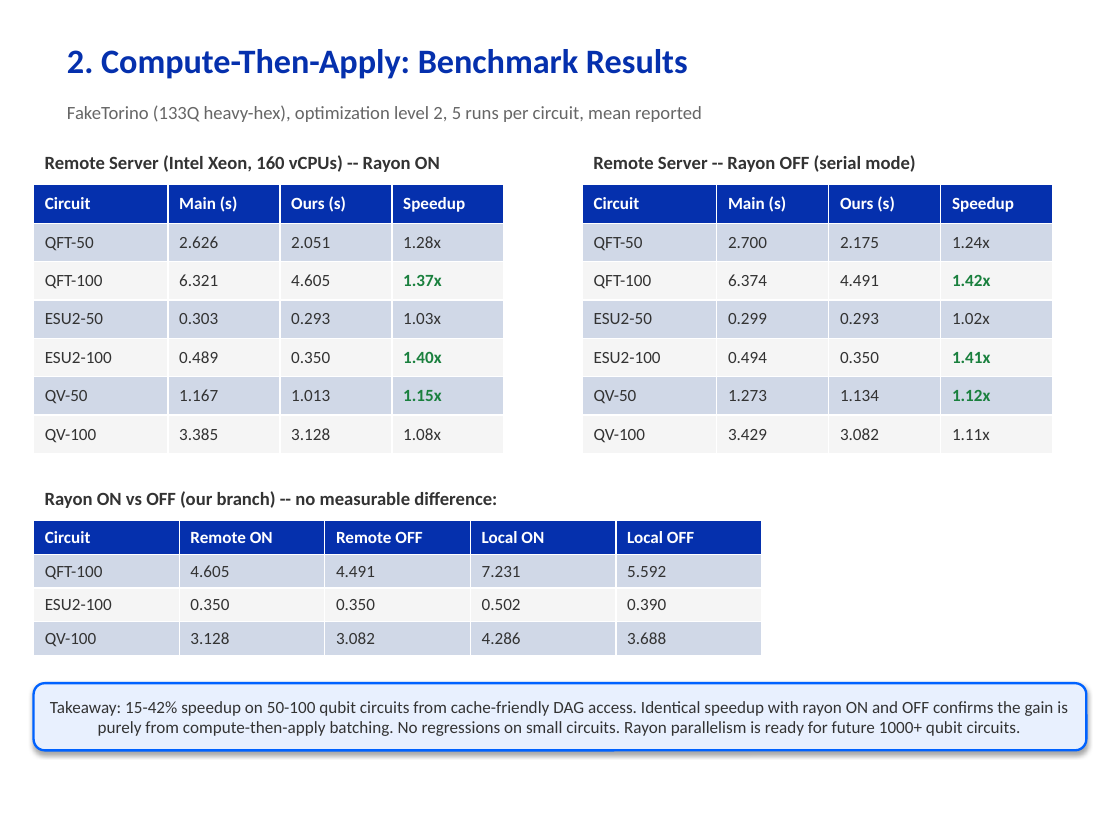
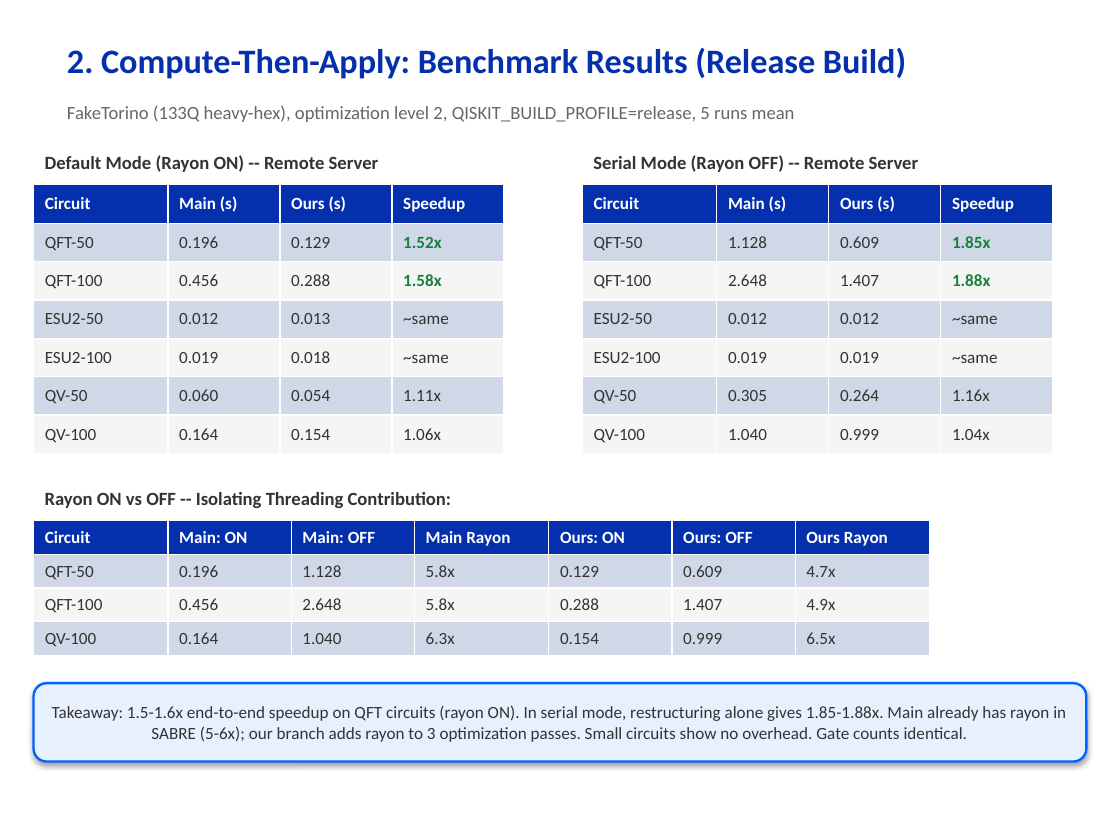
Before and after one commit to hfwen0502/qiskit, a slide deck: slide 4 of investigation/qiskit_transpiler_optimizations.pptx. Drawn at 1120x840 pixels with LibreOffice and Linux fonts; fonts in the diff are those of the drawing. Boxes give left, top, right and bottom in pixels: in the first picture for what was removed or moved away, otherwise in the second. Text is boxed around its words. In the diff, an @@ line names an element or a change of style, - is before the commit and + after.

```diff
--- a/investigation/qiskit_transpiler_optimizations.pptx
+++ b/investigation/qiskit_transpiler_optimizations.pptx
@@ text at (67,47,906,79): text changed @@
-2. Compute-Then-Apply: Benchmark Results
+2. Compute-Then-Apply: Benchmark Results (Release Build)
@@ text at (67,105,795,122): text changed @@
-FakeTorino (133Q heavy-hex), optimization level 2, 5 runs per circuit, mean reported
+FakeTorino (133Q heavy-hex), optimization level 2, QISKIT_BUILD_PROFILE=release, 5 runs mean
@@ text at (45,155,379,172): text changed @@
-Remote Server (Intel Xeon, 160 vCPUs) -- Rayon ON
+Default Mode (Rayon ON) -- Remote Server
@@ text at (593,155,919,172): text changed @@
-Remote Server -- Rayon OFF (serial mode)
+Serial Mode (Rayon OFF) -- Remote Server
@@ table at (34,185,504,454) @@
-row 2: QFT-50 | 2.626 | 2.051 | 1.28x
+row 2: QFT-50 | 0.196 | 0.129 | 1.52x
-row 3: QFT-100 | 6.321 | 4.605 | 1.37x
+row 3: QFT-100 | 0.456 | 0.288 | 1.58x
-row 4: ESU2-50 | 0.303 | 0.293 | 1.03x
+row 4: ESU2-50 | 0.012 | 0.013 | ~same
-row 5: ESU2-100 | 0.489 | 0.350 | 1.40x
+row 5: ESU2-100 | 0.019 | 0.018 | ~same
-row 6: QV-50 | 1.167 | 1.013 | 1.15x
+row 6: QV-50 | 0.060 | 0.054 | 1.11x
-row 7: QV-100 | 3.385 | 3.128 | 1.08x
+row 7: QV-100 | 0.164 | 0.154 | 1.06x
@@ table at (582,185,1053,454) @@
-row 2: QFT-50 | 2.700 | 2.175 | 1.24x
+row 2: QFT-50 | 1.128 | 0.609 | 1.85x
-row 3: QFT-100 | 6.374 | 4.491 | 1.42x
+row 3: QFT-100 | 2.648 | 1.407 | 1.88x
-row 4: ESU2-50 | 0.299 | 0.293 | 1.02x
+row 4: ESU2-50 | 0.012 | 0.012 | ~same
-row 5: ESU2-100 | 0.494 | 0.350 | 1.41x
+row 5: ESU2-100 | 0.019 | 0.019 | ~same
-row 6: QV-50 | 1.273 | 1.134 | 1.12x
+row 6: QV-50 | 0.305 | 0.264 | 1.16x
-row 7: QV-100 | 3.429 | 3.082 | 1.11x
+row 7: QV-100 | 1.040 | 0.999 | 1.04x
@@ text at (45,492,451,508): text changed @@
-Rayon ON vs OFF (our branch) -- no measurable difference:
+Rayon ON vs OFF -- Isolating Threading Contribution:
@@ table at (34,521,930,655) @@
-column 1: Circuit | QFT-100 | ESU2-100 | QV-100
-column 2: Remote ON | 4.605 | 0.350 | 3.128
-column 3: Remote OFF | 4.491 | 0.350 | 3.082
-column 4: Local ON | 7.231 | 0.502 | 4.286
-column 5: Local OFF | 5.592 | 0.390 | 3.688
+column 1: Circuit | QFT-50 | QFT-100 | QV-100
+column 2: Main: ON | 0.196 | 0.456 | 0.164
+column 3: Main: OFF | 1.128 | 2.648 | 1.040
+column 4: Main Rayon | 5.8x | 5.8x | 6.3x
+column 5: Ours: ON | 0.129 | 0.288 | 0.154
+column 6: Ours: OFF | 0.609 | 1.407 | 0.999
+column 7: Ours Rayon | 4.7x | 4.9x | 6.5x
@@ table: place and size @@
-table at (34,521,762,655)
+table at (34,521,930,655)
@@ rounded rectangle "Takeaway: 1.5-1.6x end-to-end speedup on ...": place and size @@
-rounded rectangle "Takeaway: 1.5-1.6x end-to-end speedup on ..." at (34,683,1086,750)
+rounded rectangle "Takeaway: 1.5-1.6x end-to-end speedup on ..." at (34,683,1086,762)
@@ text in rounded rectangle at (52,705,1066,742): text changed @@
-Takeaway: 15-42% speedup on 50-100 qubit circuits from cache-friendly DAG access. Identical speedup with rayon ON and OFF confirms the gain is purely from compute-then-apply batching. No regressions on small circuits. Rayon parallelism is ready for future 1000+ qubit circuits.
+Takeaway: 1.5-1.6x end-to-end speedup on QFT circuits (rayon ON). In serial mode, restructuring alone gives 1.85-1.88x. Main already has rayon in SABRE (5-6x); our branch adds rayon to 3 optimization passes. Small circuits show no overhead. Gate counts identical.
```
Also in this commit, not shown: 4 other slides changed, 1 other file.
